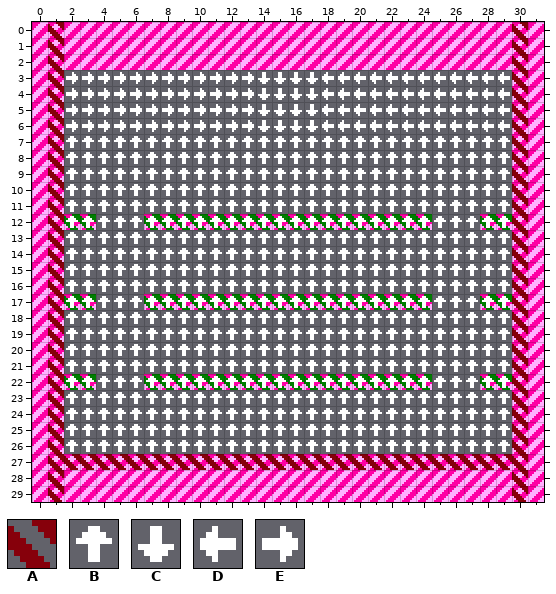
Tiled map (JSON): BubbleBobble/Assets/Levels/Level1.json. The picture above was drawn from the file before the commit.
Cells are 8x8 px. Shown: x 0..31, y 0..29.
Key: from "Collisions": A 1; from "Directions": B 0, C 1, D 2, E 3.
_ is an empty cell.
Layers that did not change in this view are not listed.
Layer "CollisionLayer" before, first column x 0:
0 _A____________________________A_
1 _A____________________________A_
2 _A____________________________A_
3 _A____________________________A_
4 _A____________________________A_
5 _A____________________________A_
6 _A____________________________A_
7 _A____________________________A_
8 _A____________________________A_
Layer "DirectionalLayer" before, first column x 0:
 0 ________________________________
 1 ________________________________
 2 ________________________________
 3 __EEEEEEEEEEEECCCCDDDDDDDDDDDD__
 4 __EEEEEEEEEEEECCCCDDDDDDDDDDDD__
 5 __EEEEEEEEEEEECCCCDDDDDDDDDDDD__
 6 __EEEEEEEEEEEECCCCDDDDDDDDDDDD__
 7 __BBBBBBBBBBBBBBBBBBBBBBBBBBBB__
 8 __BBBBBBBBBBBBBBBBBBBBBBBBBBBB__
 9 __BBBBBBBBBBBBBBBBBBBBBBBBBBBB__
10 __BBBBBBBBBBBBBBBBBBBBBBBBBBBB__
11 __BBBBBBBBBBBBBBBBBBBBBBBBBBBB__
12 __BBBBBBBBBBBBBBBBBBBBBBBBBBBB__
13 __BBBBBBBBBBBBBBBBBBBBBBBBBBBB__
14 __BBBBBBBBBBBBBBBBBBBBBBBBBBBB__
15 __BBBBBBBBBBBBBBBBBBBBBBBBBBBB__
16 __BBBBBBBBBBBBBBBBBBBBBBBBBBBB__
17 __BBBBBBBBBBBBBBBBBBBBBBBBBBBB__
18 __BBBBBBBBBBBBBBBBBBBBBBBBBBBB__
19 __BBBBBBBBBBBBBBBBBBBBBBBBBBBB__
20 __BBBBBBBBBBBBBBBBBBBBBBBBBBBB__
21 __BBBBBBBBBBBBBBBBBBBBBBBBBBBB__
22 __BBBBBBBBBBBBBBBBBBBBBBBBBBBB__
23 __BBBBBBBBBBBBBBBBBBBBBBBBBBBB__
24 __BBBBBBBBBBBBBBBBBBBBBBBBBBBB__
25 __BBBBBBBBBBBBBBBBBBBBBBBBBBBB__
26 __BBBBBBBBBBBBBBBBBBBBBBBBBBBB__
27 ________________________________
28 ________________________________
29 ________________________________
After the commit:
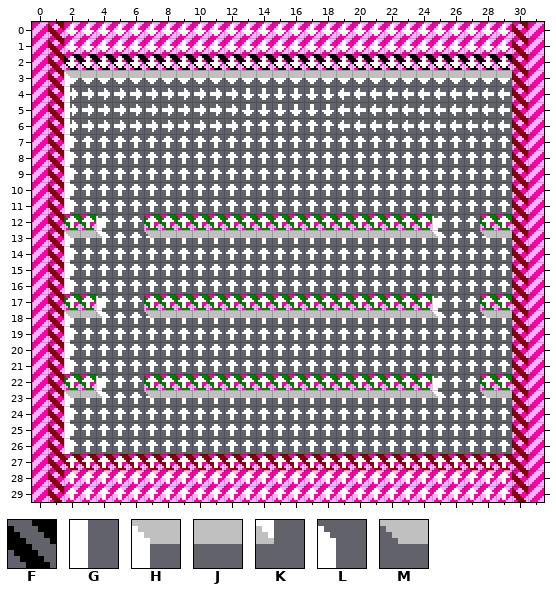
Further tiles: from "Collisions": F 2; from "MapShadowsTileSet": G 0, H 1, J 2, K 3, L 4, M 5.
Tiles of an added or newly shown layer are drawn over the layers below it.
Diff:
{"where": "layer \"CollisionLayer\""}
{"y":2,"x":2,"old":"____________________________","new":"FFFFFFFFFFFFFFFFFFFFFFFFFFFF"}
{"where": "layer \"DirectionalLayer\""}
{"y":0,"x":2,"old":"____________________________","new":"CCCCCCCCCCCCCCCCCCCCCCCCCCCC"}
{"y":1,"x":2,"old":"____________________________","new":"CCCCCCCCCCCCCCCCCCCCCCCCCCCC"}
{"y":2,"x":2,"old":"____________________________","new":"CCCCCCCCCCCCCCCCCCCCCCCCCCCC"}
{"y":3,"x":2,"old":"EEEEEEEEEEEE","new":"CCCCCCCCCCCC"}
{"y":3,"x":18,"old":"DDDDDDDDDDDD","new":"CCCCCCCCCCCC"}
{"y":4,"x":13,"old":"E","new":"C"}
{"y":4,"x":18,"old":"D","new":"C"}
{"y":5,"x":13,"old":"E","new":"C"}
{"y":5,"x":18,"old":"D","new":"C"}
{"y":6,"x":13,"old":"ECCCCD","new":"BBBBBB"}
{"y":27,"x":2,"old":"____________________________","new":"BBBBBBBBBBBBBBBBBBBBBBBBBBBB"}
{"y":28,"x":2,"old":"____________________________","new":"BBBBBBBBBBBBBBBBBBBBBBBBBBBB"}
{"y":29,"x":2,"old":"____________________________","new":"BBBBBBBBBBBBBBBBBBBBBBBBBBBB"}
{"where": "layer \"ShadowLayer\" (added)"}
{"y":3,"x":2,"old":"____________________________","new":"HJJJJJJJJJJJJJJJJJJJJJJJJJJJ"}
{"y":4,"x":2,"old":"_","new":"G"}
{"y":5,"x":2,"old":"_","new":"G"}
{"y":6,"x":2,"old":"_","new":"G"}
{"y":7,"x":2,"old":"_","new":"G"}
{"y":8,"x":2,"old":"_","new":"G"}
{"y":9,"x":2,"old":"_","new":"G"}
{"y":10,"x":2,"old":"_","new":"G"}
{"y":11,"x":2,"old":"_","new":"G"}
{"y":12,"x":4,"old":"_","new":"L"}
{"y":12,"x":25,"old":"_","new":"L"}
{"y":13,"x":2,"old":"___","new":"HJK"}
{"y":13,"x":7,"old":"___________________","new":"MJJJJJJJJJJJJJJJJJK"}
{"y":13,"x":28,"old":"__","new":"MJ"}
{"y":14,"x":2,"old":"_","new":"G"}
{"y":15,"x":2,"old":"_","new":"G"}
{"y":16,"x":2,"old":"_","new":"G"}
{"y":17,"x":4,"old":"_","new":"L"}
{"y":17,"x":25,"old":"_","new":"L"}
{"y":18,"x":2,"old":"___","new":"HJK"}
{"y":18,"x":7,"old":"___________________","new":"MJJJJJJJJJJJJJJJJJK"}
{"y":18,"x":28,"old":"__","new":"MJ"}
{"y":19,"x":2,"old":"_","new":"G"}
{"y":20,"x":2,"old":"_","new":"G"}
{"y":21,"x":2,"old":"_","new":"G"}
{"y":22,"x":4,"old":"_","new":"L"}
{"y":22,"x":25,"old":"_","new":"L"}
{"y":23,"x":2,"old":"___","new":"HJK"}
{"y":23,"x":7,"old":"___________________","new":"MJJJJJJJJJJJJJJJJJK"}
{"y":23,"x":28,"old":"__","new":"MJ"}
{"y":24,"x":2,"old":"_","new":"G"}
{"y":25,"x":2,"old":"_","new":"G"}
{"y":26,"x":2,"old":"_","new":"G"}
{"label":"changed","picture_box":[64,24,512,214]}
{"label":"added","picture_box":[64,216,102,294]}
{"label":"added","picture_box":[144,216,438,238]}
{"label":"added","picture_box":[480,230,512,238]}
{"label":"added","picture_box":[64,296,102,374]}
{"label":"added","picture_box":[144,296,438,318]}
{"label":"added","picture_box":[480,310,512,318]}
{"label":"added","picture_box":[64,376,512,500]}
